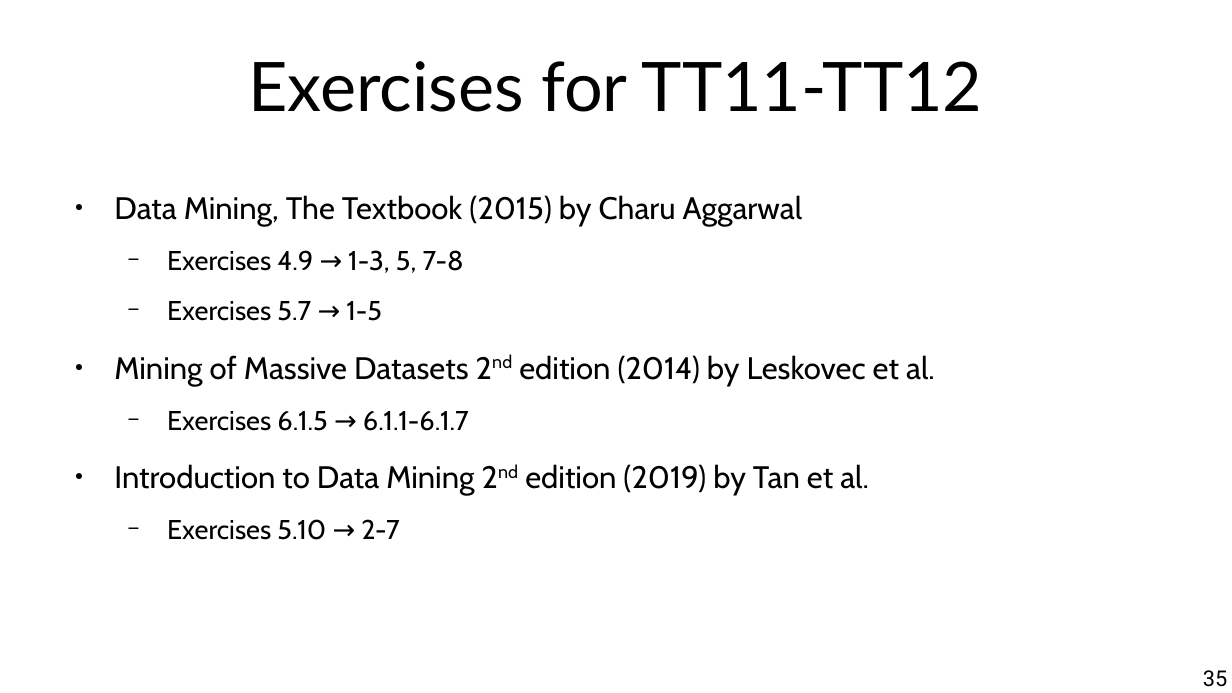
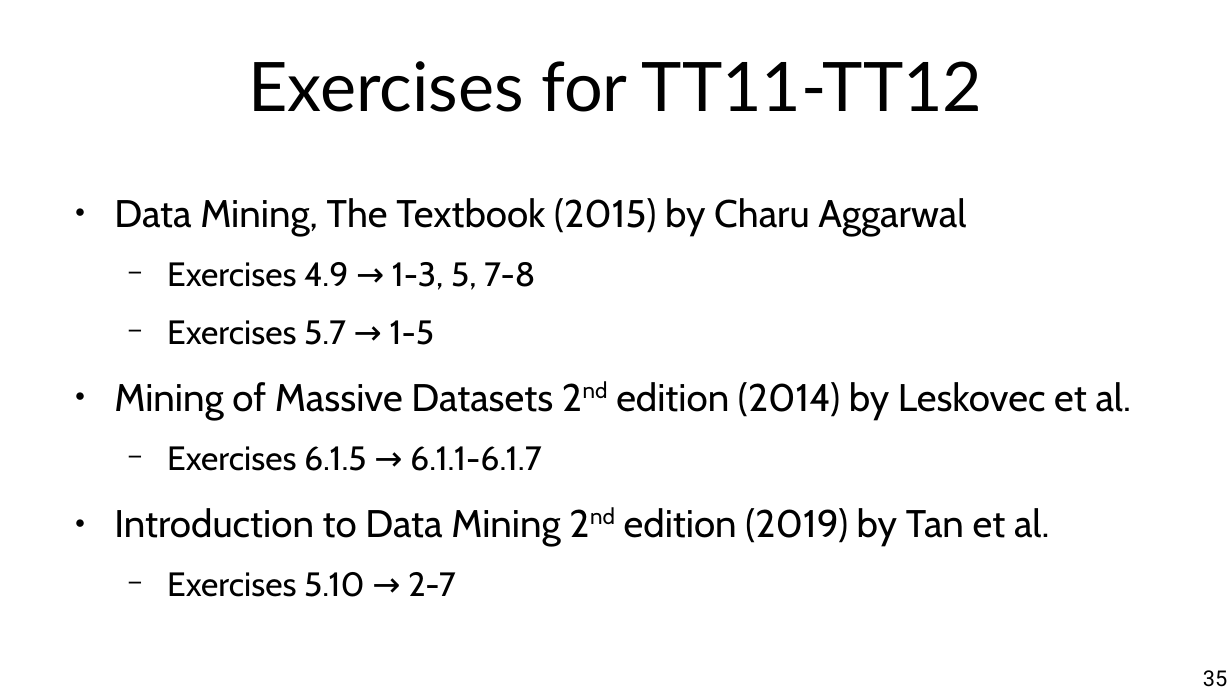
Before and after one commit to marco-calautti/data-mining-course, a slide deck: slide 35 of theory/odp/tt11_itemsets.odp. Drawn at 1232x693 pixels with LibreOffice and Linux fonts; fonts in the diff are those of the drawing. Boxes give left, top, right and bottom in pixels: in the first picture for what was removed or moved away, otherwise in the second. Text is boxed around its words. In the diff, an @@ line names an element or a change of style, - is before the commit and + after.

```diff
--- a/theory/odp/tt11_itemsets.odp
+++ b/theory/odp/tt11_itemsets.odp
@@ text "Data Mining, The Textbook (2015) ..." at <box>114,198,1131,597</box>: size 20 to 24.8 pt in "Data Mining, The Textbook (2015) by Charu ...", "Mining of Massive Datasets 2nd edition (2014) ...", "Introduction to Data Mining 2nd edition (2019) ..."; size 17.5 to 21.7 pt in "Exercises 4.9 → 1-3, 5, 7-8", "Exercises 5.7 → 1-5", "Exercises 6.1.5 → 6.1.1-6.1.7", "Exercises 5.10 → 2-7" @@
```
Also in this commit, not shown: 9 other slides changed, 7 other files.
